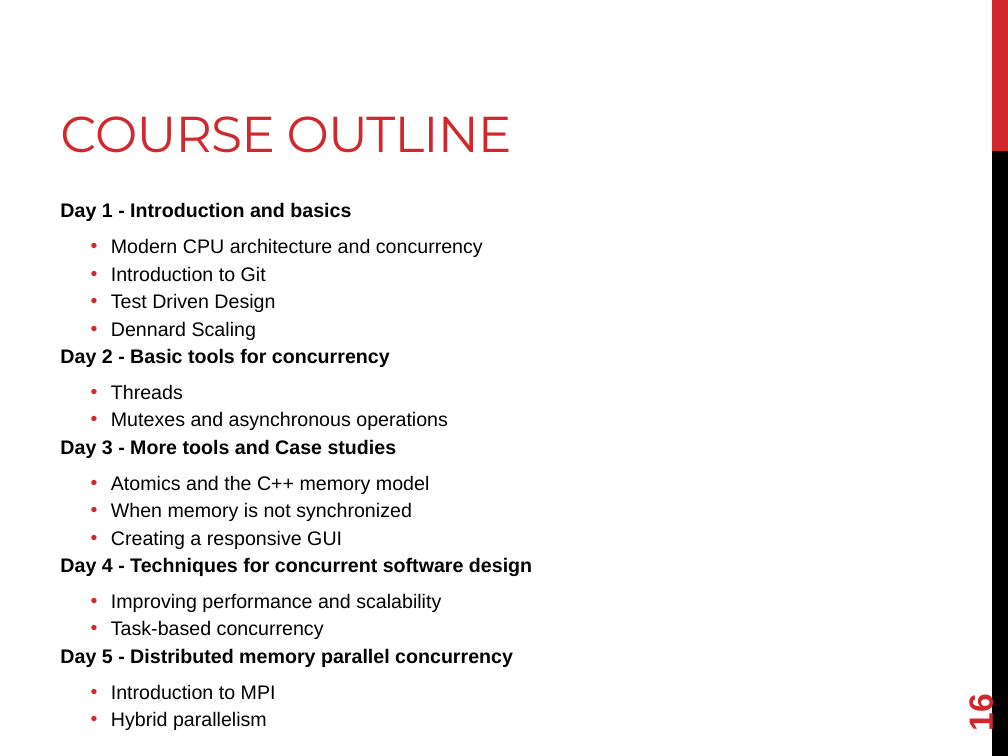
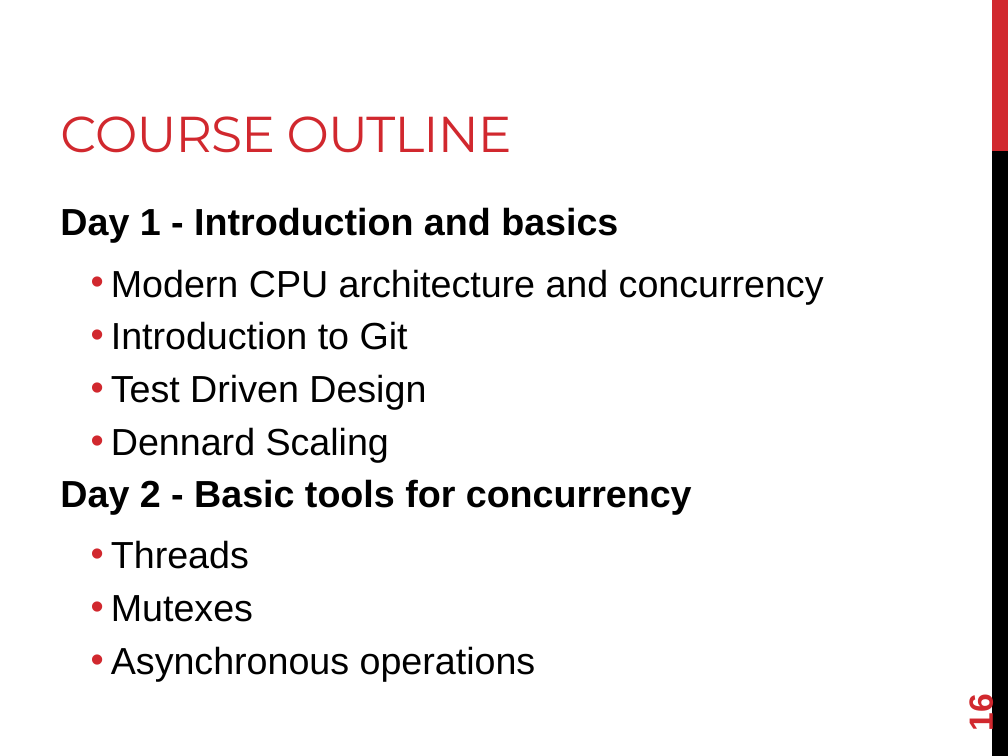
Before and after one commit to joshpeterson/DevelopingConcurrentSoftware, a slide deck: slide 16 of Lectures/Modern CPU Architecture and Concurrency/Modern CPU Architecture and Concurrency.pptx. Drawn at 1008x756 pixels with LibreOffice and Linux fonts; fonts in the diff are those of the drawing. Boxes give left, top, right and bottom in pixels: in the first picture for what was removed or moved away, otherwise in the second. Text is boxed around its words. In the diff, an @@ line names an element or a change of style, - is before the commit and + after.

```diff
--- a/Lectures/Modern CPU Architecture and Concurrency/Modern CPU Architecture and Concurrency.pptx
+++ b/Lectures/Modern CPU Architecture and Concurrency/Modern CPU Architecture and Concurrency.pptx
@@ text at <box>60,207,824,569</box>: size 14 to 26.9 pt in "Day 1 - Introduction and basics", "Modern CPU architecture and concurrency", "Introduction to Git", "Test Driven Design" and 3 more places; more space between paragraphs @@
@@ text at <box>111,595,536,681</box>: text changed; size 14 to 26.9 pt @@
-  • Mutexes and asynchronous operations
-Day 3 - More tools and Case studies
-  • Atomics and the C++ memory model
-  • When memory is not synchronized
-  • Creating a responsive GUI
-Day 4 - Techniques for concurrent software design
-  • Improving performance and scalability
-  • Task-based concurrency
-Day 5 - Distributed memory parallel concurrency
-  • Introduction to MPI
-  • Hybrid parallelism
+  • Mutexes
+  • Asynchronous operations
```
Also in this commit, not shown: 1 other slide changed, 1 slide added, 4 other files.
